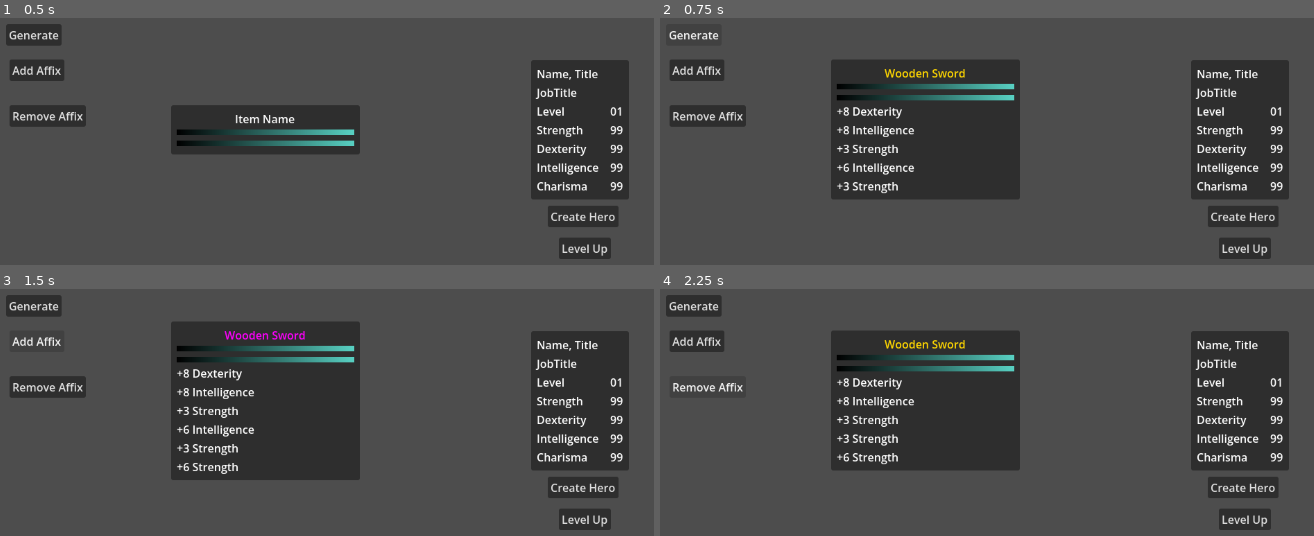
Above: before the commit, frames 1-4 (two rows, left to right).
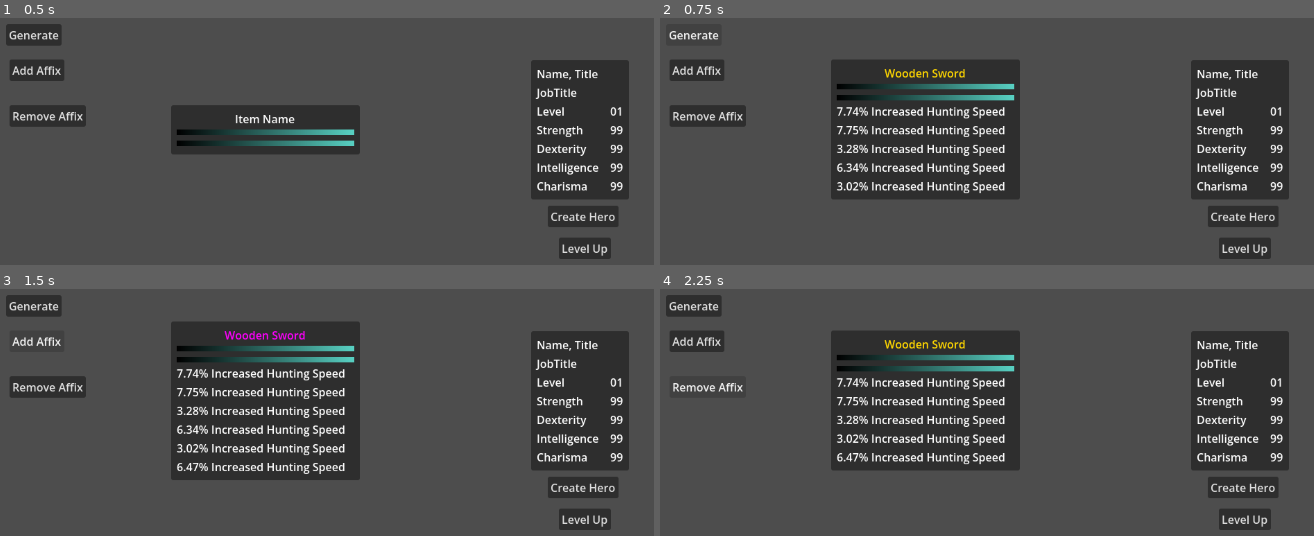
Above: after the commit, the same moments.

Repository: Tomohawk35/Crafting-Game
Game: Godot game, scene res://test_scene.tscn
Two runs of this game, one before a commit and one after it. Both use one fixed random seed, a clock stepped at 60 frames per second and the inputs below. The project has no main scene, so this scene is started directly.
Inputs:
- Up to frame 1 (0.5 s): no input
- Up to frame 2 (0.75 s): click "Generate" at 0.5 s
- Up to frame 3 (1.5 s): click "Add Affix" at 1.25 s
- Up to frame 4 (2.25 s): click "Remove Affix" at 2 s

Frame 1 is identical in both runs. In frame 2, 2.8% of the frame differs, in the area x 27-53%, y 36-72%; in frame 3, 3.3%, in the area x 27-53%, y 32-75%; in frame 4, 2.7%.

Commit message:
fixed bug where affixes could appear on incorrect equipment

Diff:
--- a/crafting-game/affix_data.gd
+++ b/crafting-game/affix_data.gd
@@ -16,7 +16,7 @@
 	Constants.EquipmentType.RING : false,
 	Constants.EquipmentType.AMULET : false
 }
+
 @export var weight : int = 500
-
 @export var min_value : float = 1
 @export var max_value : float = 10
--- a/crafting-game/affix_instance.gd
+++ b/crafting-game/affix_instance.gd
@@ -5,4 +5,7 @@
 @export var value : float
 
 func roll_value() -> void:
-	value = randf_range(affix_data.min_value, affix_data.max_value)
+	if affix_data.stat_name.ends_with("_pct"):
+		value = randf_range(affix_data.min_value, affix_data.max_value)
+	else:
+		value = float(randi_range(affix_data.min_value, affix_data.max_value))
--- a/crafting-game/equipment_tooltip/equipment_tooltip.gd
+++ b/crafting-game/equipment_tooltip/equipment_tooltip.gd
@@ -36,9 +36,9 @@
 
 	if stat_name.ends_with("_pct"):
 		if value > 0:
-			return "%d%% Increased %s" % [round(value), display.replace(" Pct", "")]
+			return "%.2f%% Increased %s" % [value, display.replace(" Pct", "")]
 		else:
-			return "%d%% Decreased %s" % [round(value), display.replace(" Pct", "")]
+			return "%d%% Decreased %s" % [value, display.replace(" Pct", "")]
 
 	if value > 0:
 		return "+%d %s" % [round(value), display]
--- a/crafting-game/game_db.gd
+++ b/crafting-game/game_db.gd
@@ -33,7 +33,7 @@
 	return AFFIXES.pick_random()
 
 func get_affixes_by_item_type(item_type: Constants.EquipmentType) -> Array[AffixData]:
-	return AFFIXES.filter(func(a: AffixData): return a.equipment_types.has(item_type))
+	return AFFIXES.filter(func(a: AffixData): return a.equipment_types[item_type])
 
 #func get_item_modifiers_by_item_type(item_type: Constants.ItemType) -> Dictionary:
 	#var d : Dictionary = {}
--- a/crafting-game/items/equipment_instance.gd
+++ b/crafting-game/items/equipment_instance.gd
@@ -43,6 +43,7 @@
 func add_affix() -> void:
 	if explicit_affixes.size() >= affix_limit:
 		return
+
 	var possible_affixes : Array[AffixData] = GameDB.get_affixes_by_item_type(base_equipment.equipment_type)
 	if possible_affixes.is_empty():
 		return
--- /dev/null
+++ b/crafting-game/resources/base_items/hood.tres
@@ -0,0 +1,10 @@
+[gd_resource type="Resource" script_class="Equipment" format=3 uid="uid://v2llx3d6hvhm"]
+
+[ext_resource type="Script" uid="uid://ftxod0jqfkn4" path="res://affix_data.gd" id="1_df0xy"]
+[ext_resource type="Script" uid="uid://b3oo6gfvxhvrk" path="res://items/equipment.gd" id="2_e6wax"]
+
+[resource]
+script = ExtResource("2_e6wax")
+equipment_type = 3
+item_name = "Hood"
+metadata/_custom_type_script = "uid://b3oo6gfvxhvrk"
--- /dev/null
+++ b/crafting-game/resources/base_items/steel_pot.tres
@@ -0,0 +1,10 @@
+[gd_resource type="Resource" script_class="Equipment" format=3 uid="uid://dd3hrchfkeigx"]
+
+[ext_resource type="Script" uid="uid://ftxod0jqfkn4" path="res://affix_data.gd" id="1_c871q"]
+[ext_resource type="Script" uid="uid://b3oo6gfvxhvrk" path="res://items/equipment.gd" id="2_lx1oo"]
+
+[resource]
+script = ExtResource("2_lx1oo")
+equipment_type = 3
+item_name = "Steel Pot"
+metadata/_custom_type_script = "uid://b3oo6gfvxhvrk"
